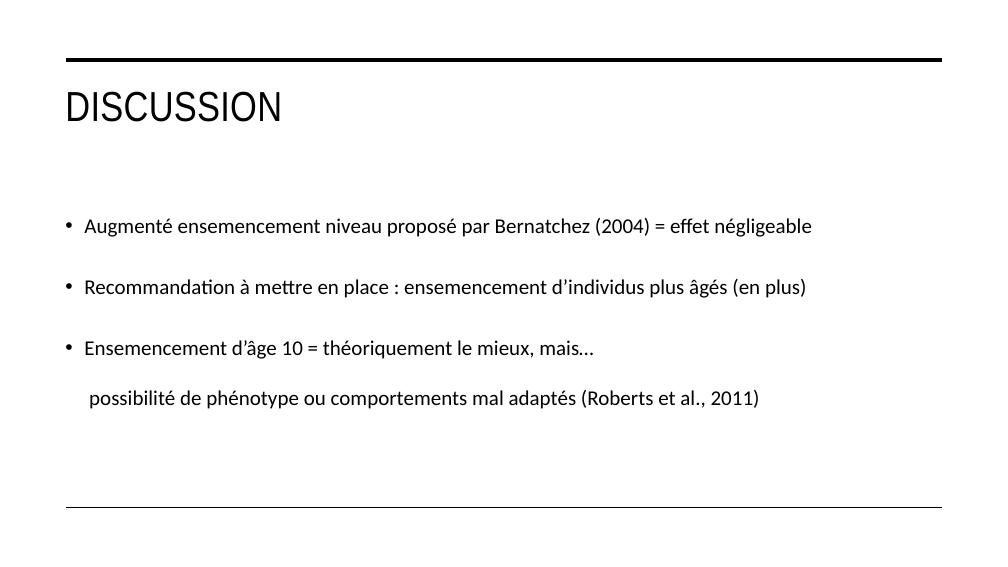
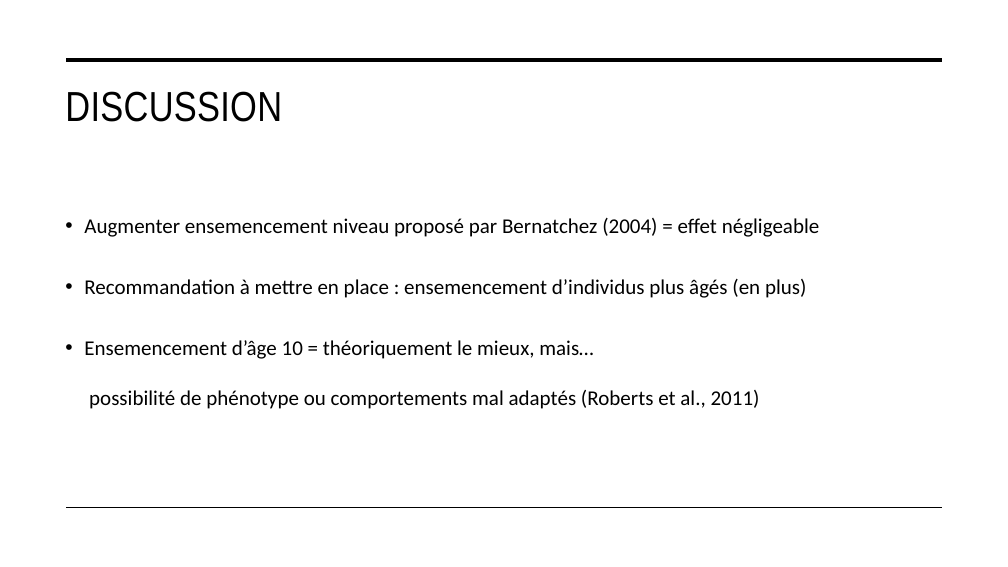
Before and after one commit to PlasseTristan/Projet_final, a slide deck: slide 14 of Rapport/Chevalier_cuivré.pptx. Drawn at 1008x567 pixels with LibreOffice and Linux fonts; fonts in the diff are those of the drawing. Boxes give left, top, right and bottom in pixels: in the first picture for what was removed or moved away, otherwise in the second. Text is boxed around its words. In the diff, an @@ line names an element or a change of style, - is before the commit and + after.

```diff
--- a/Rapport/Chevalier_cuivré.pptx
+++ b/Rapport/Chevalier_cuivré.pptx
@@ text at [84, 218, 820, 237]: text changed @@
-• Augmenté ensemencement niveau proposé par Bernatchez (2004) = effet négligeable
+• Augmenter ensemencement niveau proposé par Bernatchez (2004) = effet négligeable
```
Also in this commit, not shown: 6 other slides changed, 7 slides added, 5 slides removed, 3 other files.
